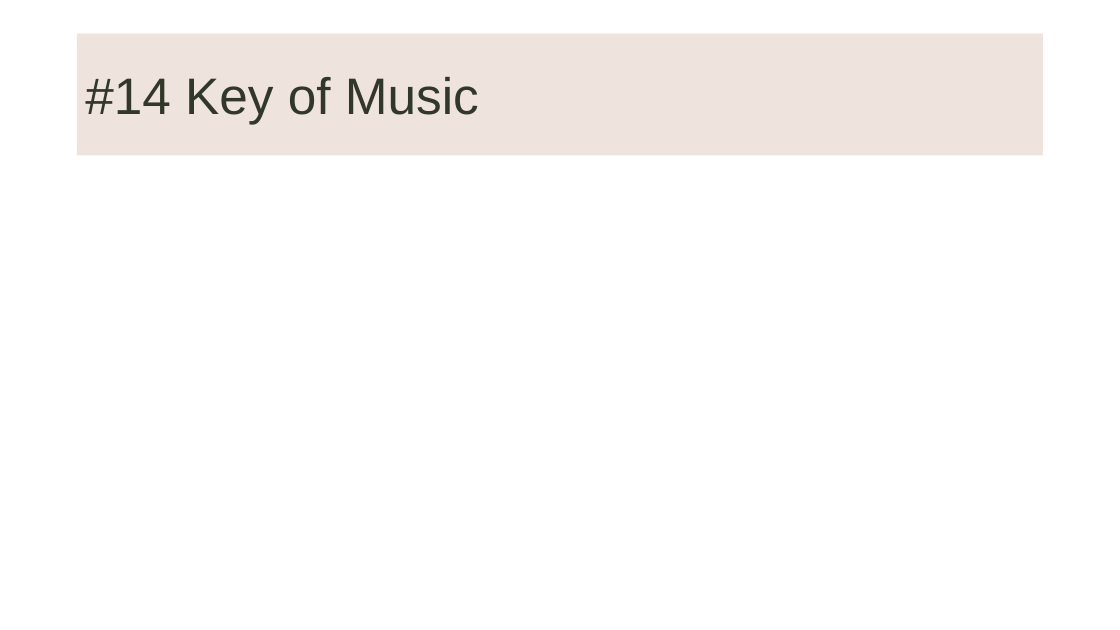
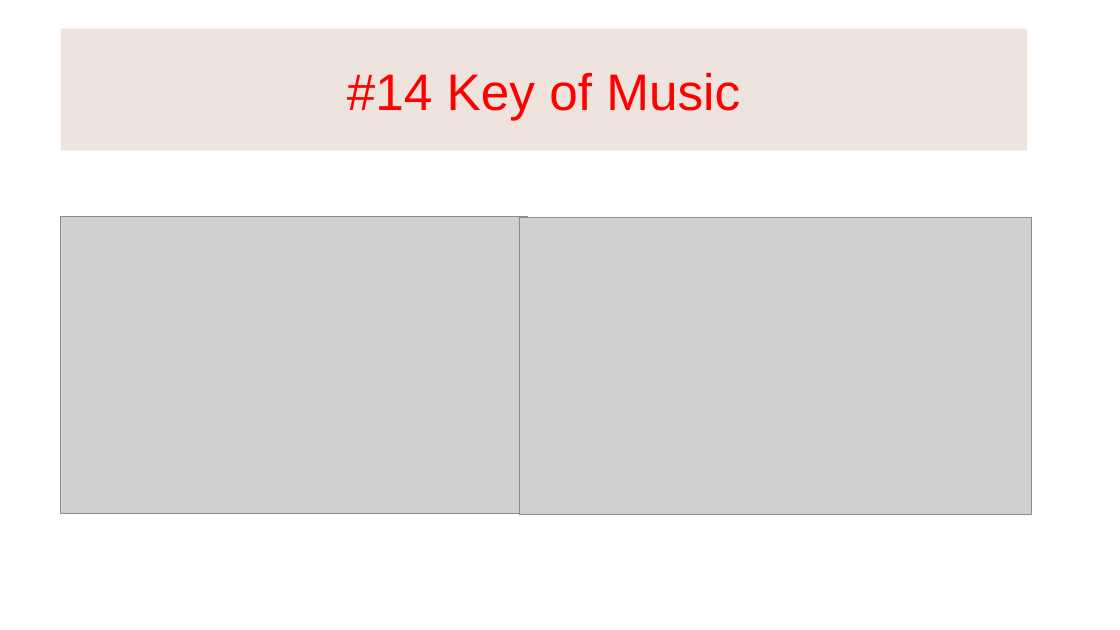
Before and after one commit to KnowledgeMavens/Science-Tech, a slide deck: slide 11 of Music Theory 02-17-18/Music Theory 02-17-18.pptx. Drawn at 1120x630 pixels with LibreOffice and Linux fonts; fonts in the diff are those of the drawing; grey boxes stand for pictures; background and template pictures are left out. Boxes give left, top, right and bottom in pixels: in the first picture for what was removed or moved away, otherwise in the second. Text is boxed around its words. In the diff, an @@ line names an element or a change of style, - is before the commit and + after.

```diff
--- a/Music Theory 02-17-18/Music Theory 02-17-18.pptx
+++ b/Music Theory 02-17-18/Music Theory 02-17-18.pptx
@@ title "#14 Key of Music": place and size @@
-title "#14 Key of Music" at bbox=[77, 34, 1044, 155]
+title "#14 Key of Music" at bbox=[60, 29, 1027, 150]
@@ title "#14 Key of Music" at bbox=[60, 29, 1027, 150]: text colour #313829 to #FF0000; alignment left to centre @@
@@ picture added at bbox=[60, 217, 528, 513] @@
@@ picture added at bbox=[519, 218, 1032, 514] @@
```
Also in this commit, not shown: 16 other slides changed, 2 slides added, 2 slides removed, 1 other file.
